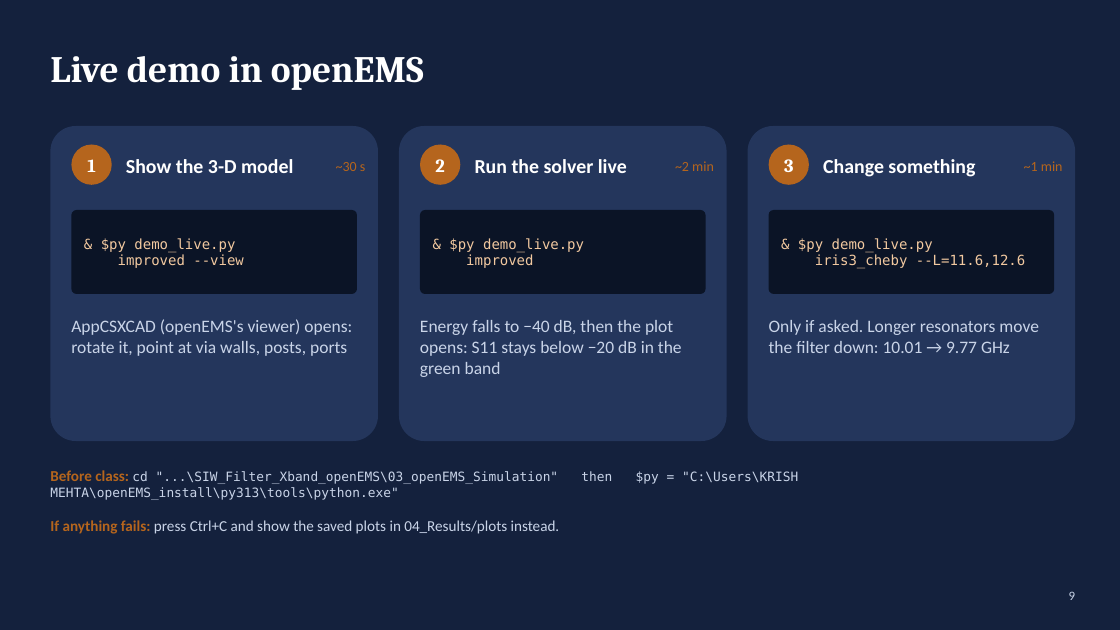
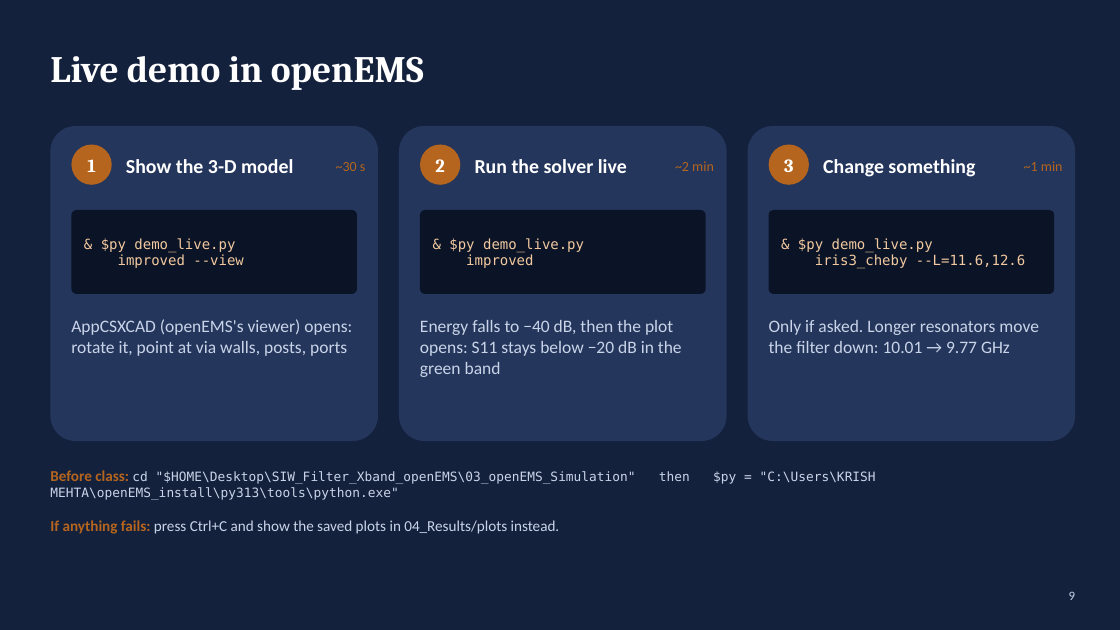
Before and after one commit to krishmehta5760-design/RFCC-Project, a slide deck: slide 9 of 06_Presentation/SIW_Filter_Presentation.pptx. Drawn at 1120x630 pixels with LibreOffice and Linux fonts; fonts in the diff are those of the drawing. Boxes give left, top, right and bottom in pixels: in the first picture for what was removed or moved away, otherwise in the second. Text is boxed around its words. In the diff, an @@ line names an element or a change of style, - is before the commit and + after.

```diff
--- a/06_Presentation/SIW_Filter_Presentation.pptx
+++ b/06_Presentation/SIW_Filter_Presentation.pptx
@@ text at (50,470,876,500): text changed @@
-Before class: cd "...\SIW_Filter_Xband_openEMS\03_openEMS_Simulation" then $py = "C:\Users\KRISH MEHTA\openEMS_install\py313\tools\python.exe"
+Before class: cd "$HOME\Desktop\SIW_Filter_Xband_openEMS\03_openEMS_Simulation" then $py = "C:\Users\KRISH MEHTA\openEMS_install\py313\tools\python.exe"
```
Also in this commit, not shown: 1 other slide changed, 40 other files.
